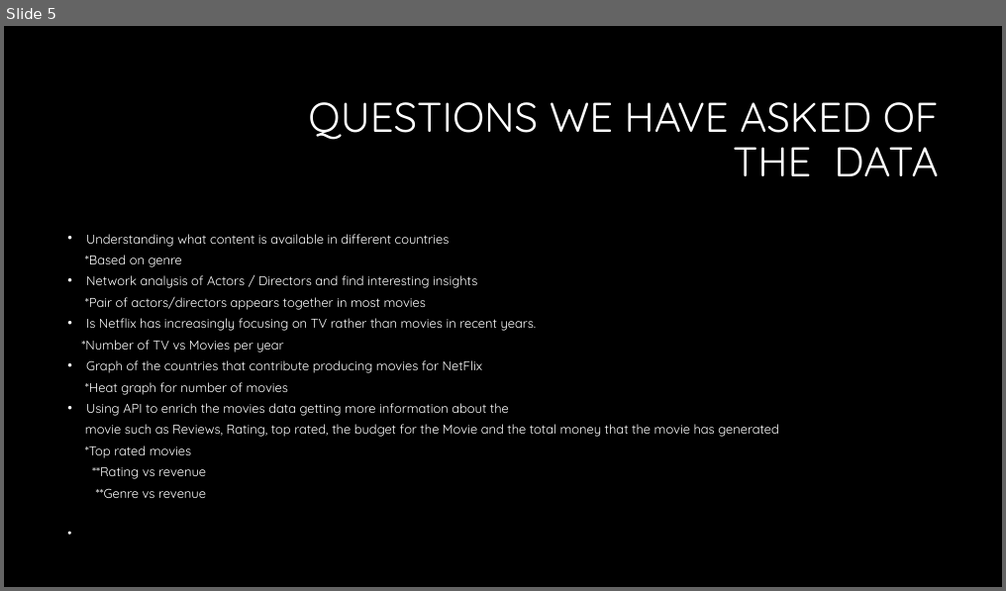
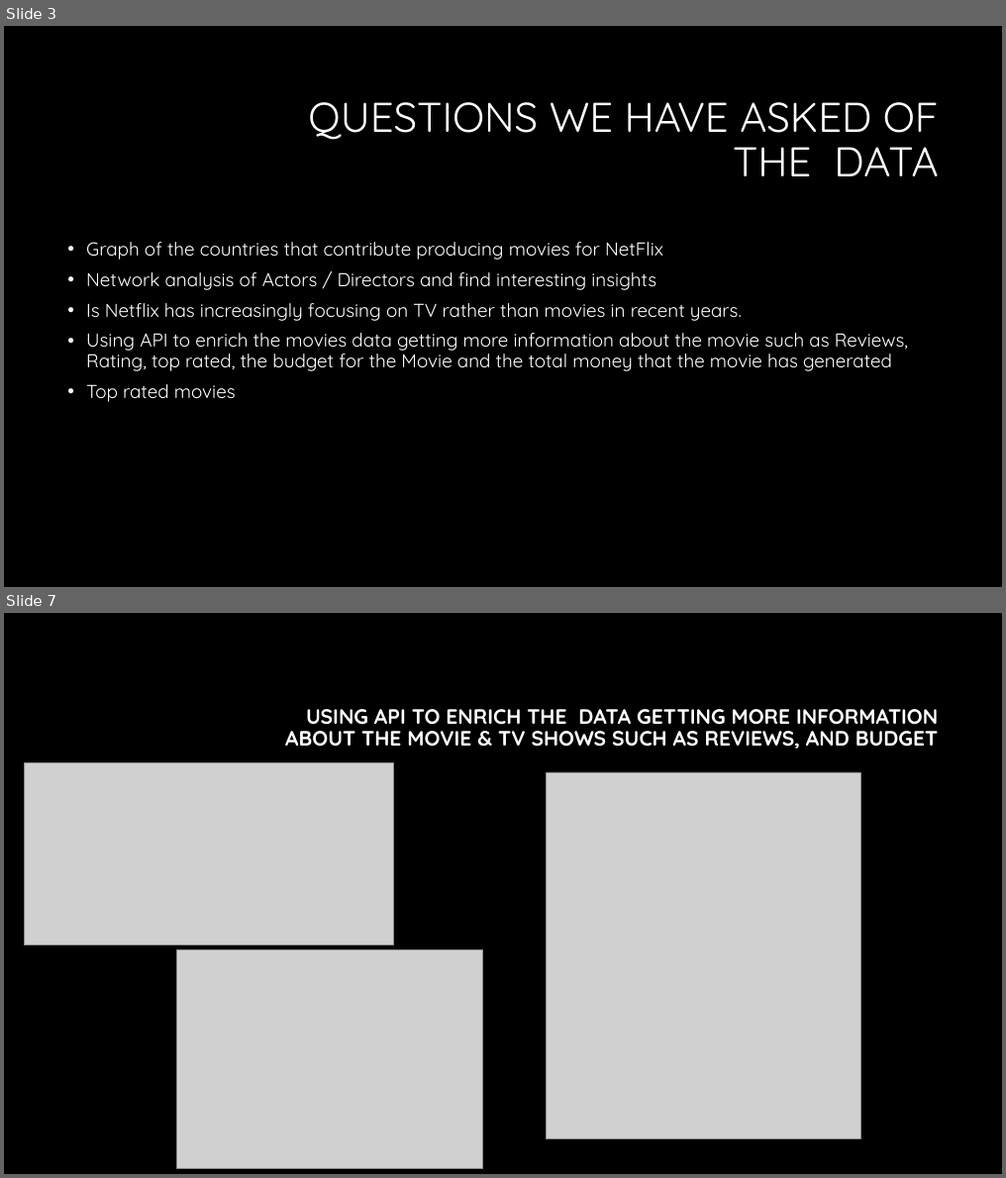
Before and after one commit to ahmadfarouk/Project-Netflix, a slide deck: netflix/The era of Netflix.pptx. Shown one above the other, each under a label of ours: slide 5 before the commit, slides 3 and 7 after it; the slides between them are not shown. The pictures are 1006x591 and 1006x1178 pixels, drawn with LibreOffice and Linux fonts; fonts in the diff are those of the drawing; grey boxes stand for pictures; background and template pictures are left out. Boxes give left, top, right and bottom in pixels: in the first picture for what was removed or moved away, otherwise in the second. Text is boxed around its words. In the diff, an @@ line names an element or a change of style, - is before the commit and + after.

```diff
--- a/netflix/The era of Netflix.pptx
+++ b/netflix/The era of Netflix.pptx
@@ slide 7 added at <box>4,613,1002,1174</box>, background #000000 @@
@@ title added at <box>285,709,938,749</box>, 20 pt, text #FFFFFF, bold @@
+USING API TO ENRICH THE DATA GETTING MORE INFORMATION ABOUT THE MOVIE & TV SHOWS SUCH AS REVIEWS, AND BUDGET
@@ picture added at <box>24,762,394,946</box> @@
@@ picture added at <box>546,772,860,1140</box> @@
@@ picture added at <box>176,950,482,1168</box> @@
@@ what was slide 5 is now slide 3 @@
@@ slide 3 changed as well @@
@@ text at <box>86,242,663,260</box>: text changed; size 12.4 to 18 pt @@
-• Understanding what content is available in different countries
-*Based on genre
+• Graph of the countries that contribute producing movies for NetFlix
@@ text at <box>86,273,742,321</box>: size 12.4 to 18 pt in "Network analysis of Actors / Directors and ...", "Is Netflix has increasingly focusing on TV ..."; line spacing 0.7 to 0.9 @@
@@ text at <box>85,296,426,310</box>: paragraph removed @@
-*Pair of actors/directors appears together in most movies
@@ text at <box>86,333,908,402</box>: text changed; size 12.4 to 18 pt @@
-*Number of TV vs Movies per year
-• Graph of the countries that contribute producing movies for NetFlix
-*Heat graph for number of movies
-• Using API to enrich the movies data getting more information about the
-movie such as Reviews, Rating, top rated, the budget for the Movie and the total money that the movie has generated
-*Top rated movies
-**Rating vs revenue
-**Genre vs revenue
+• Using API to enrich the movies data getting more information about the movie such as Reviews, Rating, top rated, the budget for the Movie and the total money that the movie has generated
+• Top rated movies
```
Also in this commit, not shown: 2 other slides changed, 6 other slides added, 6 slides removed, 1 other file.
